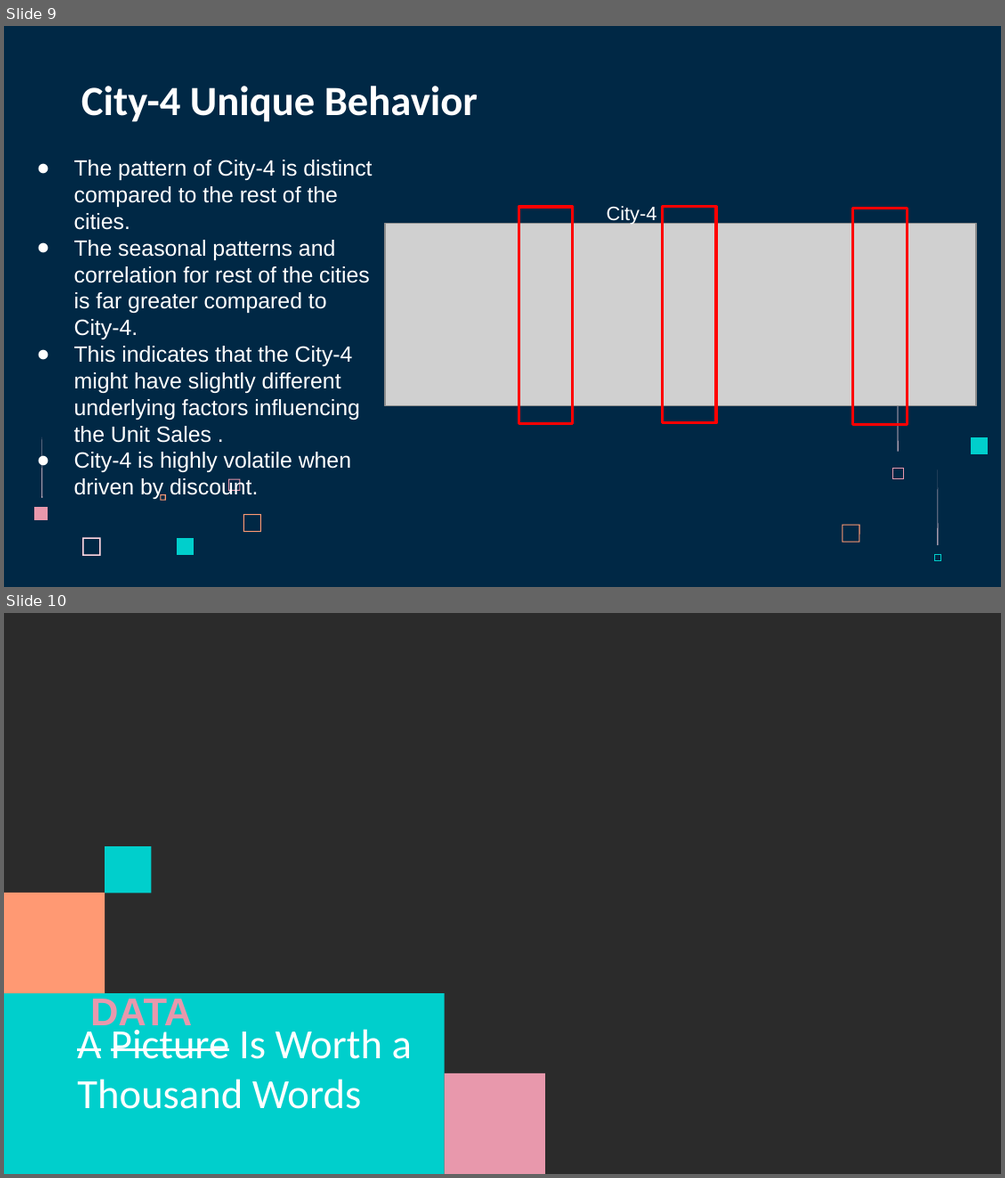
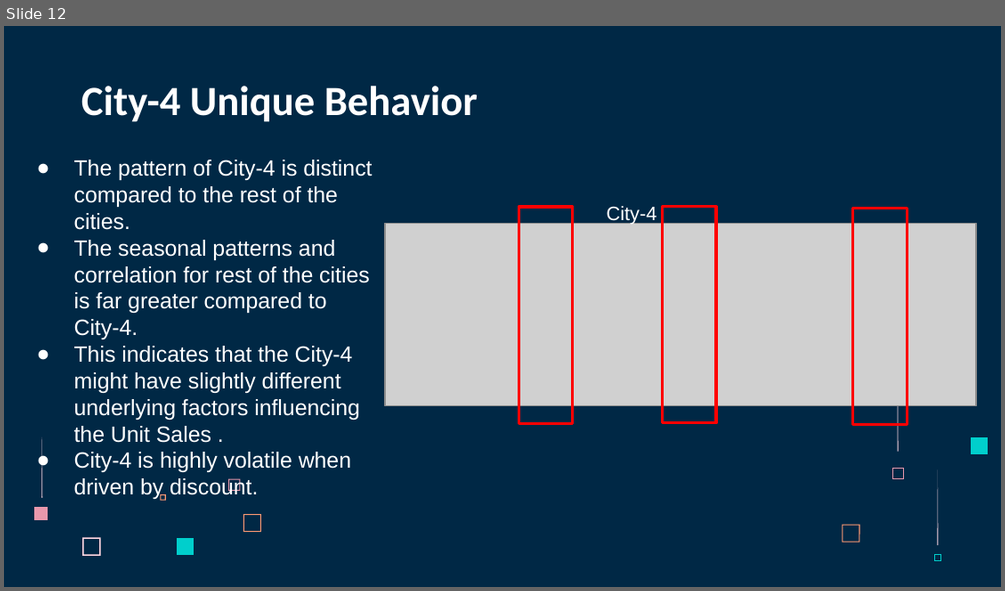
Before and after one commit to vamshi694/Apple_Case_Study, a slide deck: Data/Apple_Case_Study_Presentation_VAMSHI_MUGALA.pptx. Shown one above the other, each under a label of ours: slides 9 and 10 before the commit, slide 12 after it. The pictures are 1005x1178 and 1005x591 pixels, drawn with LibreOffice and Linux fonts; fonts in the diff are those of the drawing; grey boxes stand for pictures; background and template pictures are left out; a plain dark background stands for a picture behind light text. Boxes give left, top, right and bottom in pixels: in the first picture for what was removed or moved away, otherwise in the second. Text is boxed around its words. In the diff, an @@ line names an element or a change of style, - is before the commit and + after.

```diff
--- a/Data/Apple_Case_Study_Presentation_VAMSHI_MUGALA.pptx
+++ b/Data/Apple_Case_Study_Presentation_VAMSHI_MUGALA.pptx
@@ slide 10 removed at [4,613,1001,1174], background picture (left out) @@
@@ group removed at [4,846,545,1174]: 4 rectangles @@
@@ text removed at [90,998,192,1034] @@
-DATA
@@ title removed at [77,1023,412,1109] @@
-A Picture Is Worth a Thousand Words
@@ what was slide 9 is now slide 12 @@
```
Also in this commit, not shown: 3 slides changed, 3 slides added, 1 other file.
